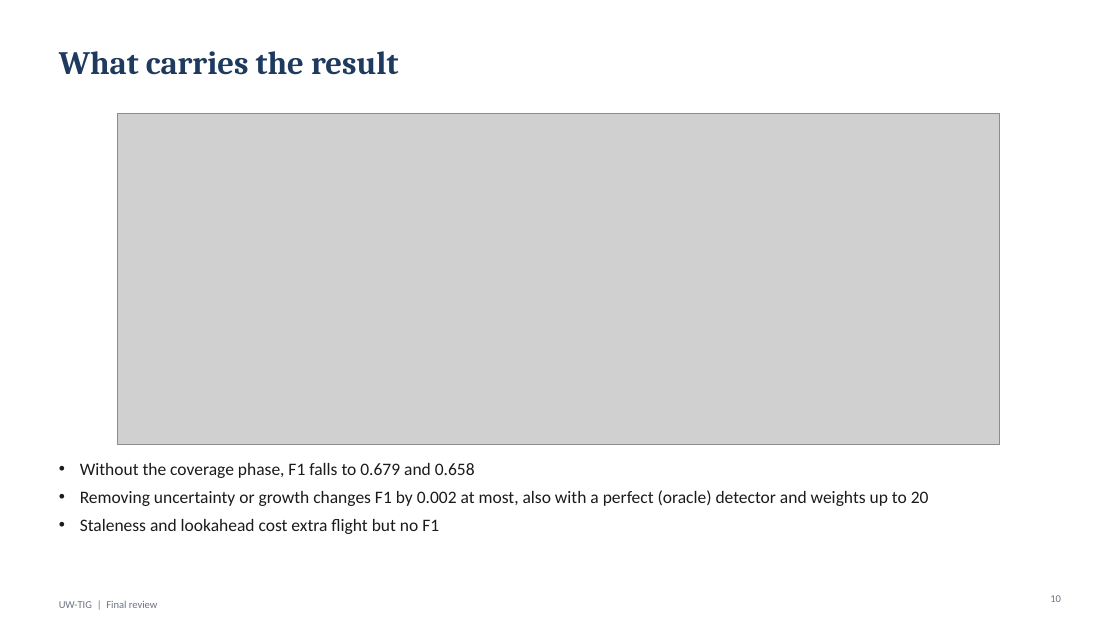
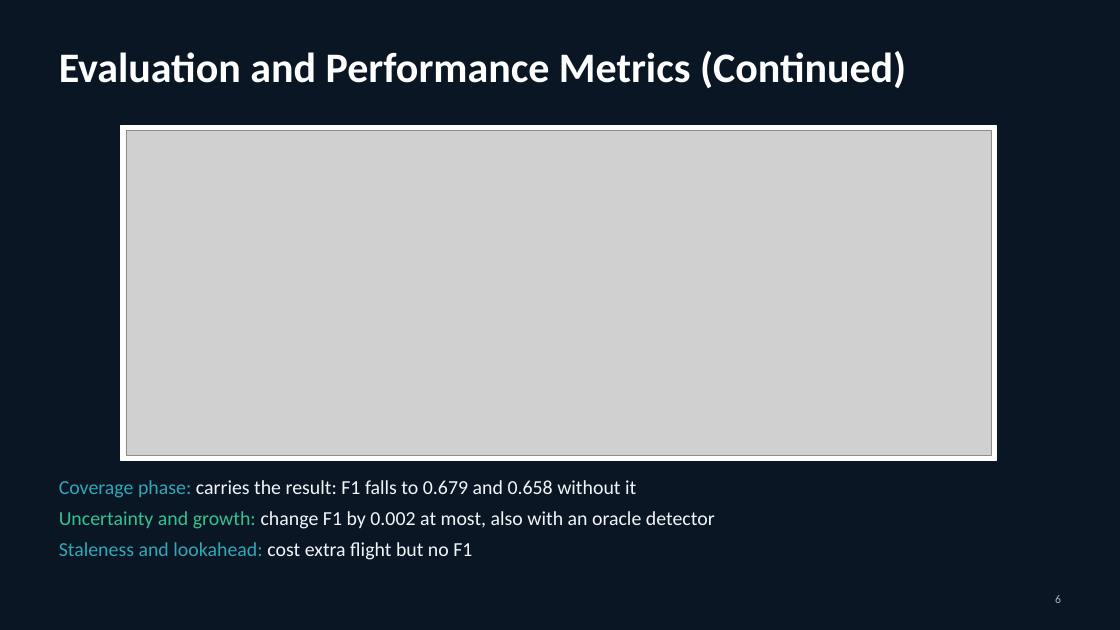
Before and after one commit to DrNeel11/project_work_1, a slide deck: slide 6 of drone-sim-today/UW-TIG_Review_Deck.pptx (slide 10 before the commit). Drawn at 1120x630 pixels with LibreOffice and Linux fonts; fonts in the diff are those of the drawing; grey boxes stand for pictures. Boxes give left, top, right and bottom in pixels: in the first picture for what was removed or moved away, otherwise in the second. Text is boxed around its words. In the diff, an @@ line names an element or a change of style, - is before the commit and + after.

```diff
--- a/drone-sim-today/UW-TIG_Review_Deck.pptx
+++ b/drone-sim-today/UW-TIG_Review_Deck.pptx
@@ background #FFFFFF to #0B1624 @@
@@ title removed at [59,51,398,75] @@
-What carries the result
@@ title added at [59,51,906,88], 36 pt, text #FFFFFF, bold @@
+Evaluation and Performance Metrics (Continued)
@@ rectangle added at [121,125,996,460], fill #FFFFFF, outline #FFFFFF 1 pt @@
@@ picture: place and size @@
-picture at [118,113,1000,444]
+picture at [126,130,991,455]
@@ text at [59,480,715,560]: text changed; size 15 to 17 pt; text colour #1B1B1B to #F2F5F8 @@
-• Without the coverage phase, F1 falls to 0.679 and 0.658
-• Removing uncertainty or growth changes F1 by 0.002 at most, also with a perfect (oracle) detector and weights up to 20
-• Staleness and lookahead cost extra flight but no F1
+• Coverage phase: carries the result: F1 falls to 0.679 and 0.658 without it
+• Uncertainty and growth: change F1 by 0.002 at most, also with an oracle detector
+• Staleness and lookahead: cost extra flight but no F1
@@ text at [1055,595,1061,603]: text changed; size 9 to 10 pt; text colour #6B7280 to #A9B4C0 @@
-10
+6
@@ text removed at [59,601,158,608] @@
-UW-TIG | Final review
```
Also in this commit, not shown: 9 other slides changed, 3 slides added, 3 slides removed, 1 other file.
